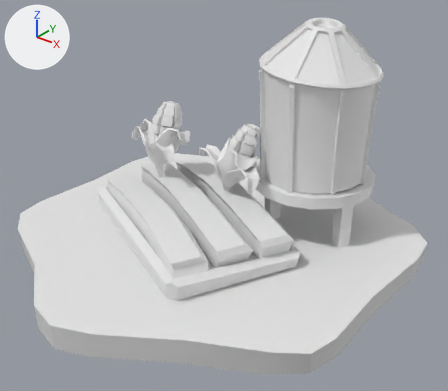
An edit to the FBX model Assets/Art/Models/Urban Region/Urban_GrainFarm.fbx, drawn before and after from the same camera.
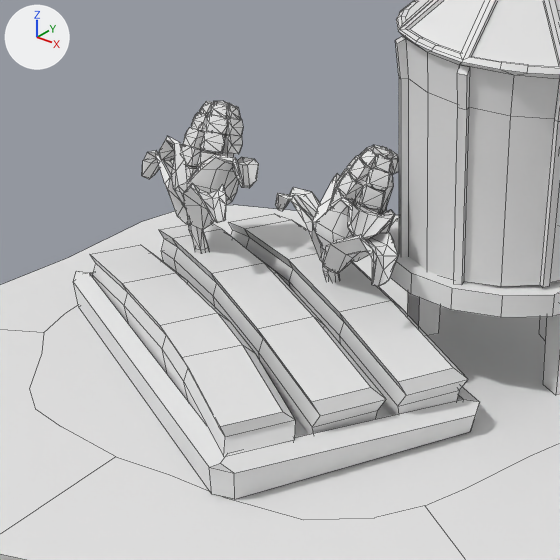
Each version is shown whole from a 50 mm lens placed at (0.868, -1.049, 0.742), pointed at (0.048, -0.024, 0.106), then close up on the part from 14% to 76% of the width and 13% to 85% of the height. Arrows for +X, +Y and +Z are at upper left; the lights stay in place. The close-ups show mesh edges as thin lines. Where no turn or scale is listed for an object, it has been applied to the vertices.

The first close-up shows 'Urban_GrainFarm'.
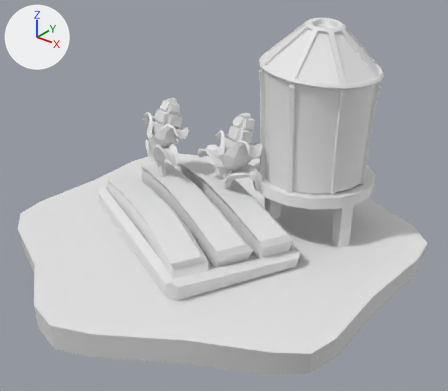
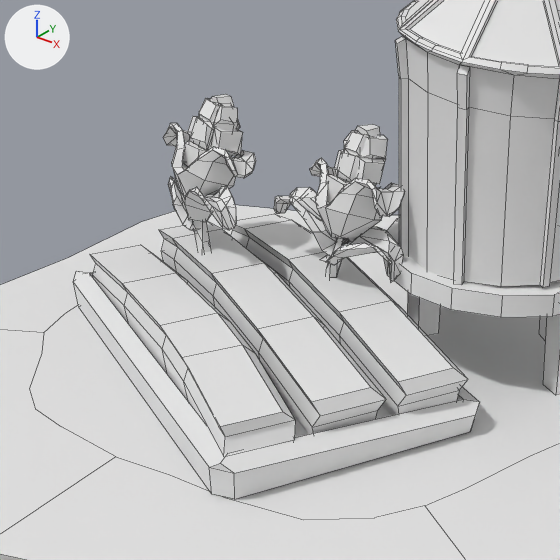
Where the change shows, as pixel boxes (x1, y1, x2, y2) in the close-ups (560 x 560 px; the box of a moved part takes in the faces that stretch with it):
```json
{"part": 1, "of": "me_cylinder_127", "change": "rebuilt", "before": [275, 187, 323, 262], "after": [274, 187, 345, 256]}
{"part": 2, "of": "me_cylinder_127", "change": "rebuilt", "before": [182, 145, 201, 166], "after": [183, 141, 206, 167]}
{"part": 3, "of": "me_cylinder_127", "change": "rebuilt", "after": [187, 116, 198, 136], "on screen": "not visible before"}
{"part": 4, "of": "me_cylinder_127", "change": "rebuilt", "before": [225, 118, 243, 136], "after": [216, 105, 240, 131]}
{"part": 5, "of": "me_cylinder_127", "change": "rebuilt", "before": [191, 112, 208, 131], "after": [189, 117, 213, 150]}
{"part": 6, "of": "me_cylinder_127", "change": "rebuilt", "before": [223, 135, 242, 154], "after": [213, 128, 243, 156], "on screen": "55% wider, 45% taller"}
{"part": 7, "of": "me_cylinder_127", "change": "deleted", "before": [186, 102, 399, 213]}
{"part": 8, "of": "me_cylinder_127", "change": "moved or reshaped", "before": [142, 101, 399, 286], "after": [163, 94, 405, 282]}
```

Scene script edits in JSON lines:
```json
{"block": "me_cylinder_127", "where": "# used by ob_urban_grainfarm; location = (0.0, 0.0, 0.0)"}
{"op": "remove", "block": "me_cylinder_127", "code": "me_cylinder_127.from_pydata(...)  # 1857 vertices, 2260 faces; spans x -0.463..0.457, y -0.504..0.513, z -0.064..0.497"}
{"op": "add", "block": "me_cylinder_127", "code": "me_cylinder_127.from_pydata(...)  # 1265 vertices, 1135 faces; spans x -0.463..0.457, y -0.504..0.513, z -0.064..0.497"}
{"block": "me_cylinder_127", "change": "me_cylinder_127 part 1: the loose piece of 43 vertices spanning x -0.07..0.031, y -0.006..0.042, z 0.115..0.197 is rebuilt with 50 vertices and now spans x -0.065..0.035, y -0.01..0.044, z 0.126..0.201"}
{"block": "me_cylinder_127", "change": "me_cylinder_127 part 2: the loose piece of 20 vertices spanning x -0.186..-0.157, y -0.031..-0.005, z 0.207..0.236 is rebuilt with 8 vertices and now spans x -0.187..-0.143, y -0.025..-0.005, z 0.198..0.235"}
{"block": "me_cylinder_127", "change": "me_cylinder_127 part 3: the loose piece of 19 vertices spanning x -0.195..-0.174, y 0.006..0.035, z 0.238..0.267 is rebuilt with 7 vertices and now spans x -0.194..-0.17, y -0.005..0.035, z 0.233..0.263"}
{"block": "me_cylinder_127", "change": "me_cylinder_127 part 4: the loose piece of 19 vertices spanning x -0.149..-0.129, y 0.009..0.038, z 0.24..0.268 is rebuilt with 11 vertices and now spans x -0.152..-0.131, y 0.001..0.036, z 0.245..0.284"}
{"block": "me_cylinder_127", "change": "me_cylinder_127 part 5: the loose piece of 19 vertices spanning x -0.184..-0.157, y -0.01..0.017, z 0.245..0.271 is rebuilt with 8 vertices and now spans x -0.186..-0.147, y -0.01..0.012, z 0.23..0.265"}
{"block": "me_cylinder_127", "change": "me_cylinder_127 part 6: the loose piece of 18 vertices spanning x -0.147..-0.128, y 0.004..0.033, z 0.22..0.249 is rebuilt with 9 vertices and now spans x -0.15..-0.124, y -0.007..0.032, z 0.221..0.258"}
{"block": "me_cylinder_127", "change": "me_cylinder_127 part 7: 19 loose pieces with 317 vertices, spanning x -0.197..0.091, y -0.035..0.072, z 0.167..0.283, are deleted"}
{"block": "me_cylinder_127", "change": "me_cylinder_127 part 8: 7 vertices moved from x 0.019..0.088, y 0.001..0.073, z 0.148..0.257 to x -0.162..0.048, y -0.035..0.064, z 0.15..0.264; 781 vertices removed from x -0.279..0.147, y -0.085..0.09, z 0.068..0.283; 561 vertices added at x -0.247..0.112, y -0.063..0.087, z 0.072..0.292"}
```
